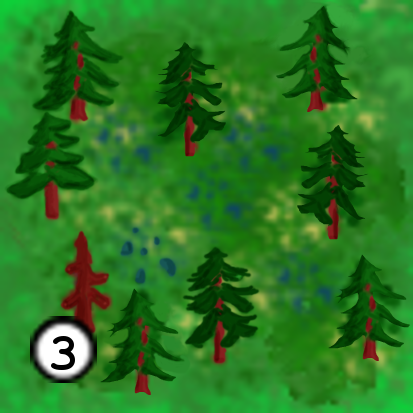
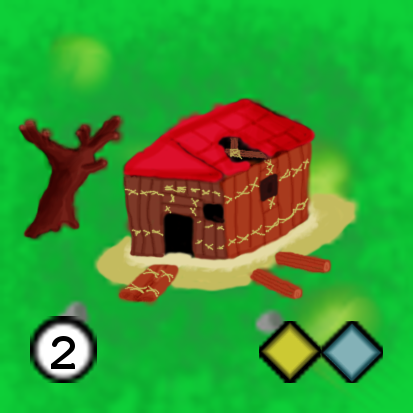
The second 413 x 413 image is a revision of the first. Changes to its layers:
added layer "Icono Tesoro.png" above "Icono Guardian 2.png" over [259, 321, 321, 383]
added layer "Icono Guardian 2.png" above "Fichas - Nivel 2.png #1" over [321, 321, 383, 383]
renamed "Fichas - Nivel 3.png" to "Fichas - Nivel 2.png #1", painted on it over [30, 316, 97, 383]
renamed "Casilla5.bmp" to "Fondo", painted on it over [0, 0, 413, 413]
